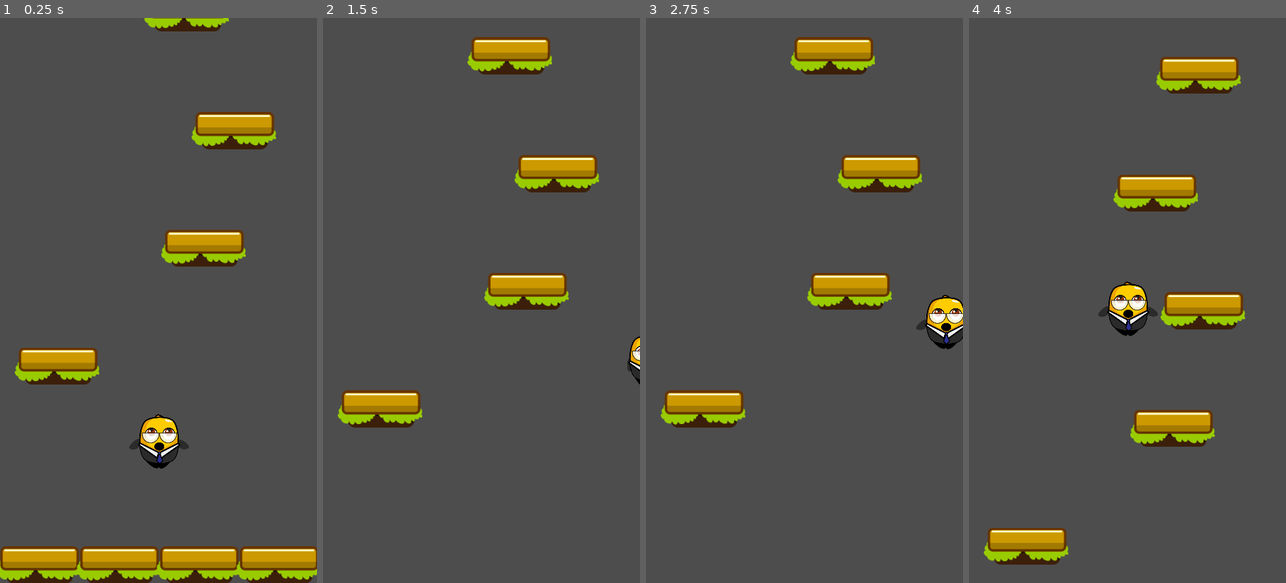
Above: before the commit, frames 1-4 (left to right).
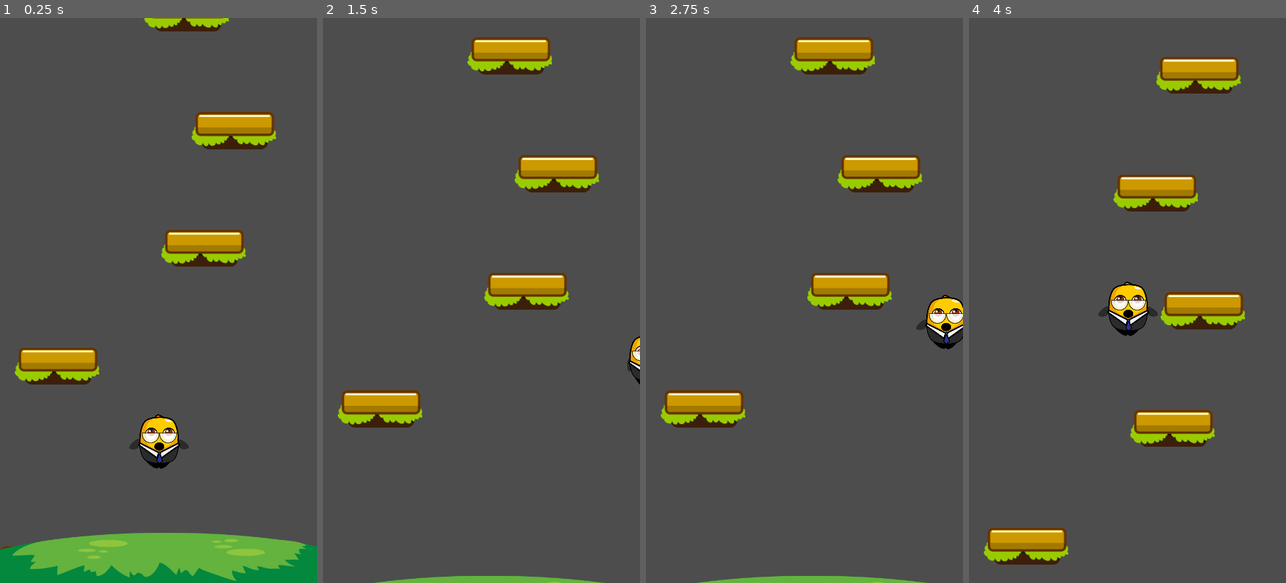
Above: after the commit, the same moments.

Repository: heliosalesjr/jumperMobile
Game: Godot game, scene res://scenes/game.tscn
Same seed, same stepped clock (60 frames per second), same inputs: the game is played once before the commit and once after it.
Inputs:
- Up to frame 1 (0.25 s): no input
- Up to frame 2 (1.5 s): hold Right (move_right) from 0.53 s (still down)
- Up to frame 3 (2.75 s): release Right (move_right) at 2.03 s; hold Left (move_left) from 2.03 s (still down)
- Up to frame 4 (4 s): release Left (move_left) at 2.78 s; hold Right (move_right) from 2.78 s (still down)

The runs differ from the first frame. In frame 1, 8.1% of the frame differs, in the area x 0-100%, y 91-100%; in frame 2, 0.7%; in frame 3, 0.7%; in frame 4, nothing differs.

Commit message:
bug fixes + added hard coded ground

Diff:
--- a/scenes/game.tscn
+++ b/scenes/game.tscn
@@ -1,8 +1,9 @@
-[gd_scene load_steps=4 format=3 uid="uid://cqmw1ip1rni0c"]
+[gd_scene load_steps=5 format=3 uid="uid://cqmw1ip1rni0c"]
 
 [ext_resource type="Script" path="res://scripts/game.gd" id="1_gj6ou"]
 [ext_resource type="PackedScene" uid="uid://c6binrdaanegn" path="res://scenes/platform.tscn" id="3_vpal5"]
 [ext_resource type="PackedScene" uid="uid://o0o74x0jjwxr" path="res://scenes/level_generator.tscn" id="4_2ndur"]
+[ext_resource type="Texture2D" uid="uid://r7deh5cqhqjq" path="res://assets/textures/bg/Ground.png" id="4_v7hmi"]
 
 [node name="Game" type="Node2D"]
 script = ExtResource("1_gj6ou")
@@ -28,3 +29,9 @@
 position = Vector2(-67, 817)
 
 [node name="LevelGenerator" parent="." instance=ExtResource("4_2ndur")]
+
+[node name="GroundSprite" type="Sprite2D" parent="."]
+position = Vector2(270, 960)
+scale = Vector2(0.7, 0.7)
+texture = ExtResource("4_v7hmi")
+offset = Vector2(0, -61)
--- a/scripts/game.gd
+++ b/scripts/game.gd
@@ -1,4 +1,6 @@
 extends Node2D
+
+@onready var ground_sprite = $GroundSprite
 
 
 @onready var level_generator = $LevelGenerator
@@ -14,9 +16,13 @@
 	var player_spawn_pos_y_offset = 160
 	player_spawn_pos.x = viewport_size.x / 2
 	player_spawn_pos.y = viewport_size.y - player_spawn_pos_y_offset
+
+	ground_sprite.global_position.x = viewport_size.x/2
+	ground_sprite.global_position.y = viewport_size.y
+
 	new_game()
 
-func _process(delta):
+func _process(_delta):
 	if Input.is_action_just_pressed("quit"):
 		get_tree().quit()
 	if Input.is_action_just_pressed("reset"):
@@ -28,7 +34,7 @@
 	add_child(player)
 
 	camera = camera_scene.instantiate()
-	camera.setup_camera($Player)
+	camera.setup_camera(player)
 	add_child(camera)
 
 	if player:
--- a/scripts/game_camera.gd
+++ b/scripts/game_camera.gd
@@ -13,17 +13,17 @@
 	limit_right = viewport_size.x
 
 
-func _process(delta):
+func _process(_delta):
 	if player:
 		var limit_distance = 420
 		if limit_bottom > player.global_position.y + limit_distance:
-			limit_bottom = player.global_position.y + limit_distance
+			limit_bottom = int(player.global_position.y + limit_distance)
 
 
 func setup_camera(_player: Player):
 	if _player:
 		player = _player
 
-func _physics_process(delta):
+func _physics_process(_delta):
 	if player:
 		global_position.y = player.global_position.y
--- a/scripts/level_generator.gd
+++ b/scripts/level_generator.gd
@@ -22,7 +22,7 @@
 	start_platform_y = viewport_size.y - (y_distance_between_platforms*2)
 	generate_level(start_platform_y, true)
 
-func _process(delta):
+func _process(_delta):
 	if player:
 		var py = player.global_position.y
 		var end_of_level_pos = start_platform_y - (generated_platform_count * y_distance_between_platforms)
@@ -46,7 +46,7 @@
 		var max_x_position = viewport_size.x - platform_width
 		var random_x = randf_range(0.0, max_x_position)
 
-		var location: Vector2
+		var location: Vector2 = Vector2.ZERO
 		location.x = random_x
 		location.y = start_y - (y_distance_between_platforms * i)
 		print(location)
--- a/scripts/player.gd
+++ b/scripts/player.gd
@@ -11,7 +11,7 @@
 func _ready():
 	viewport_size = get_viewport_rect().size
 
-func _process(delta):
+func _process(_delta):
 	if velocity.y > 0:
 		if animator.current_animation != "fall":
 			animator.play("fall")
@@ -19,7 +19,7 @@
 		if animator.current_animation != "jump":
 			animator.play("jump")
 
-func _physics_process(delta):
+func _physics_process(_delta):
 	velocity.y += gravity
 	if velocity.y > max_fall_velocity:
 		velocity.y = max_fall_velocity
